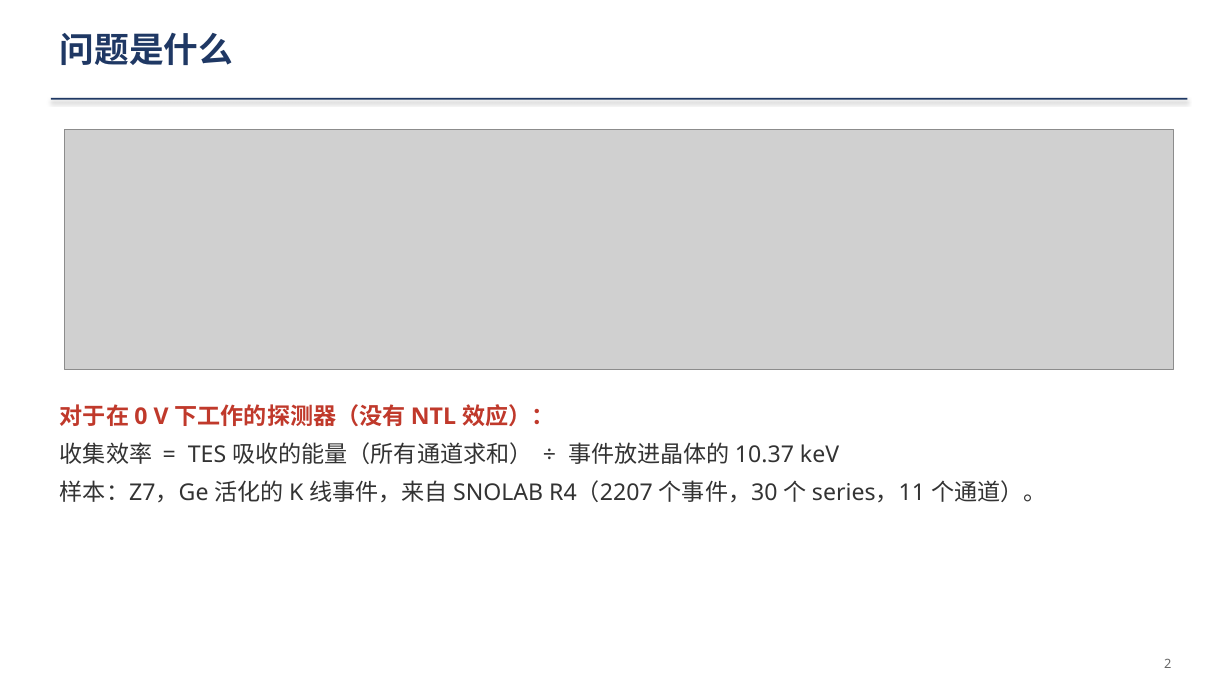
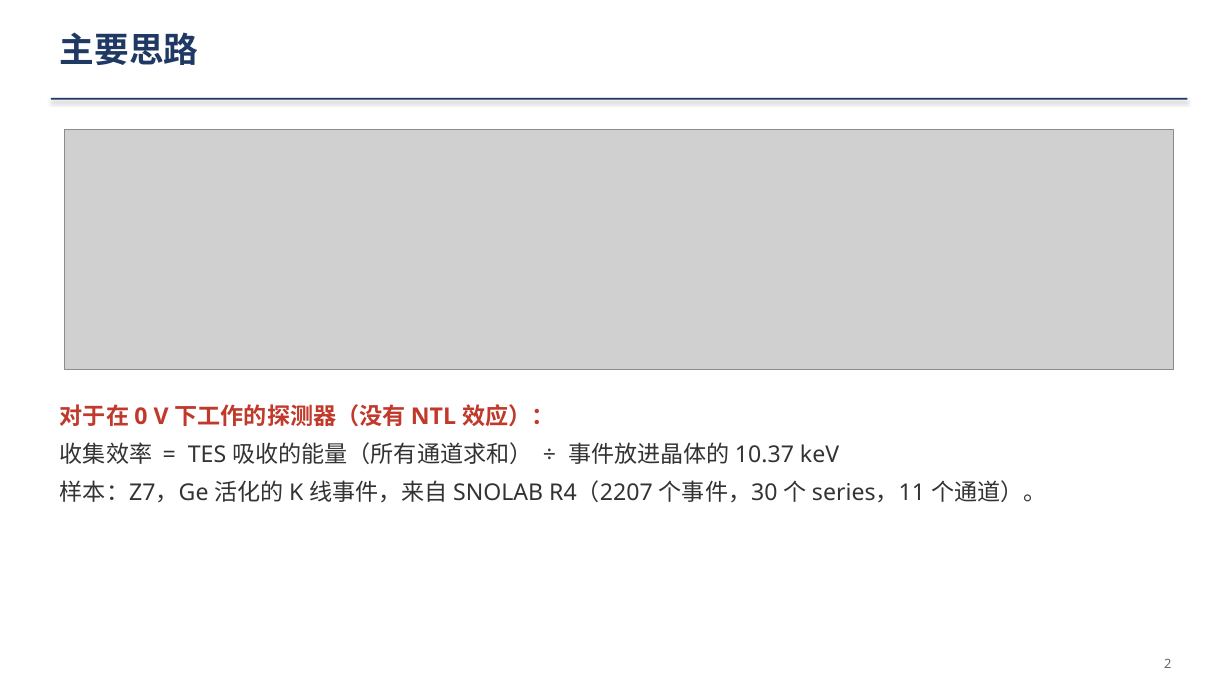
Before and after one commit to ZhihengLi0/urop, a slide deck: slide 2 of snolab/collection_efficiency/presentation/SNOLAB_R4_collection_efficiency_20260910_zh.pptx. Drawn at 1232x693 pixels with LibreOffice and Linux fonts; fonts in the diff are those of the drawing; grey boxes stand for pictures. Boxes give left, top, right and bottom in pixels: in the first picture for what was removed or moved away, otherwise in the second. Text is boxed around its words. In the diff, an @@ line names an element or a change of style, - is before the commit and + after.

```diff
--- a/snolab/collection_efficiency/presentation/SNOLAB_R4_collection_efficiency_20260910_zh.pptx
+++ b/snolab/collection_efficiency/presentation/SNOLAB_R4_collection_efficiency_20260910_zh.pptx
@@ text at (60,32,199,65): text changed @@
-问题是什么
+主要思路
```
Also in this commit, not shown: 9 other files.
